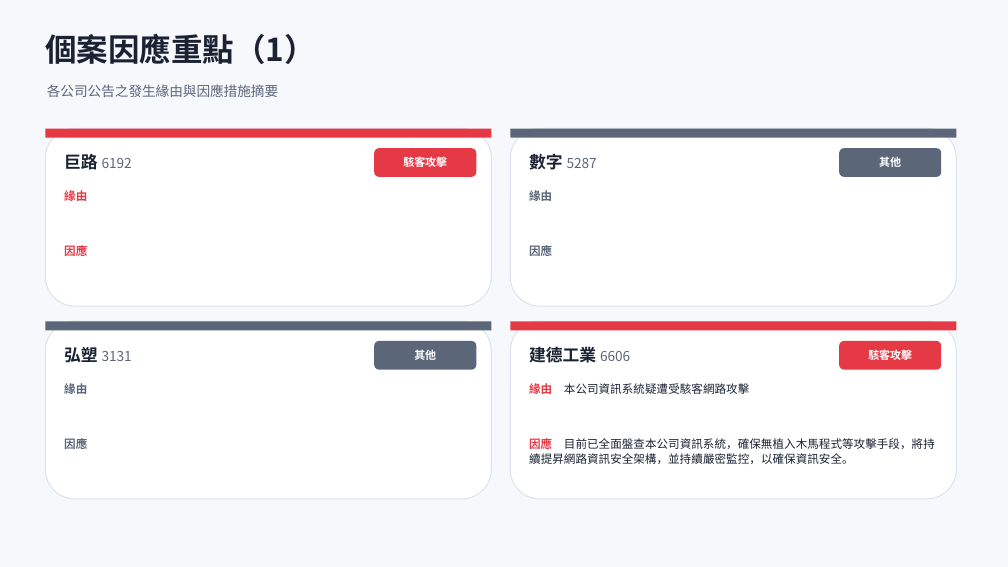
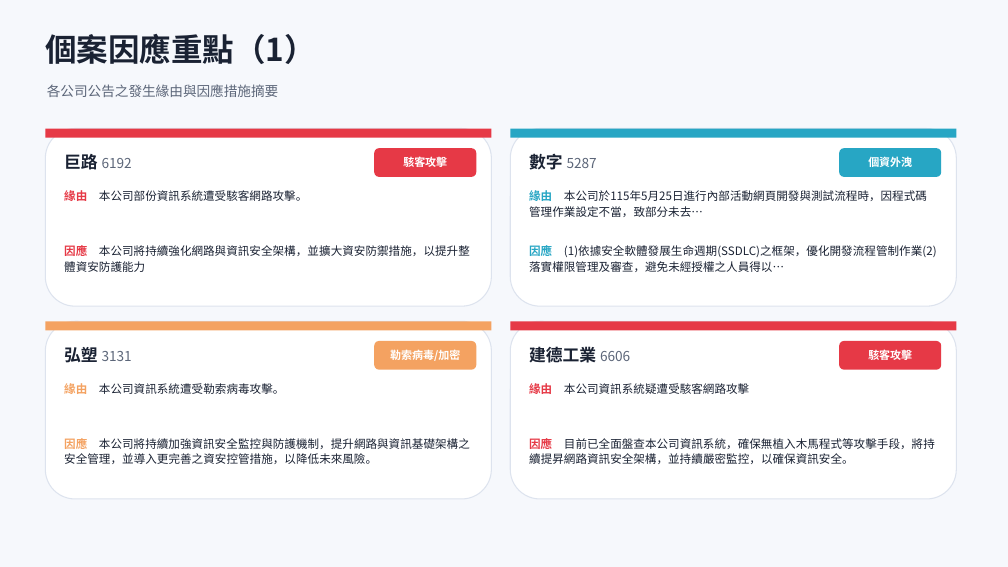
Before and after one commit to Johnnylin77/mops-isec-monitor, a slide deck: slide 6 of 資安事件因應分析.pptx. Drawn at 1008x567 pixels with LibreOffice and Linux fonts; fonts in the diff are those of the drawing. Boxes give left, top, right and bottom in pixels: in the first picture for what was removed or moved away, otherwise in the second. Text is boxed around its words. In the diff, an @@ line names an element or a change of style, - is before the commit and + after.

```diff
--- a/資安事件因應分析.pptx
+++ b/資安事件因應分析.pptx
@@ rectangle at <box>510,129,957,138</box>: fill #5C6679 to #27A6C4 @@
@@ rounded rectangle at <box>839,148,941,177</box>: fill #5C6679 to #27A6C4 @@
@@ text at <box>868,157,912,167</box>: text changed @@
-其他
+個資外洩
@@ text at <box>64,190,307,201</box>: text changed; text colour #E63946 to #1A2233; bold off @@
-緣由
+緣由 本公司部份資訊系統遭受駭客網路攻擊。
@@ text at <box>529,190,927,217</box>: text changed; text colour #5C6679 to #1A2233; bold off @@
-緣由
+緣由 本公司於115年5月25日進行內部活動網頁開發與測試流程時，因程式碼管理作業設定不當，致部分未去…
@@ text at <box>64,243,470,272</box>: text changed; text colour #E63946 to #1A2233; bold off @@
-因應
+因應 本公司將持續強化網路與資訊安全架構，並擴大資安防禦措施，以提升整體資安防護能力
@@ text at <box>529,243,937,272</box>: text changed; text colour #5C6679 to #1A2233; bold off @@
-因應
+因應 (1)依據安全軟體發展生命週期(SSDLC)之框架，優化開發流程管制作業(2)落實權限管理及審查，避免未經授權之人員得以…
@@ rectangle at <box>45,321,492,330</box>: fill #5C6679 to #F4A261 @@
@@ rounded rectangle at <box>374,341,476,370</box>: fill #5C6679 to #F4A261 @@
@@ text at <box>390,350,460,361</box>: text changed @@
-其他
+勒索病毒/加密
@@ text at <box>64,383,284,394</box>: text changed; text colour #5C6679 to #1A2233; bold off @@
-緣由
+緣由 本公司資訊系統遭受勒索病毒攻擊。
@@ text at <box>64,438,470,464</box>: text changed; text colour #5C6679 to #1A2233; bold off @@
-因應
+因應 本公司將持續加強資訊安全監控與防護機制，提升網路與資訊基礎架構之安全管理，並導入更完善之資安控管措施，以降低未來風險。
```
Also in this commit, not shown: 4 other slides changed, 1 slide removed, 2 other files.
